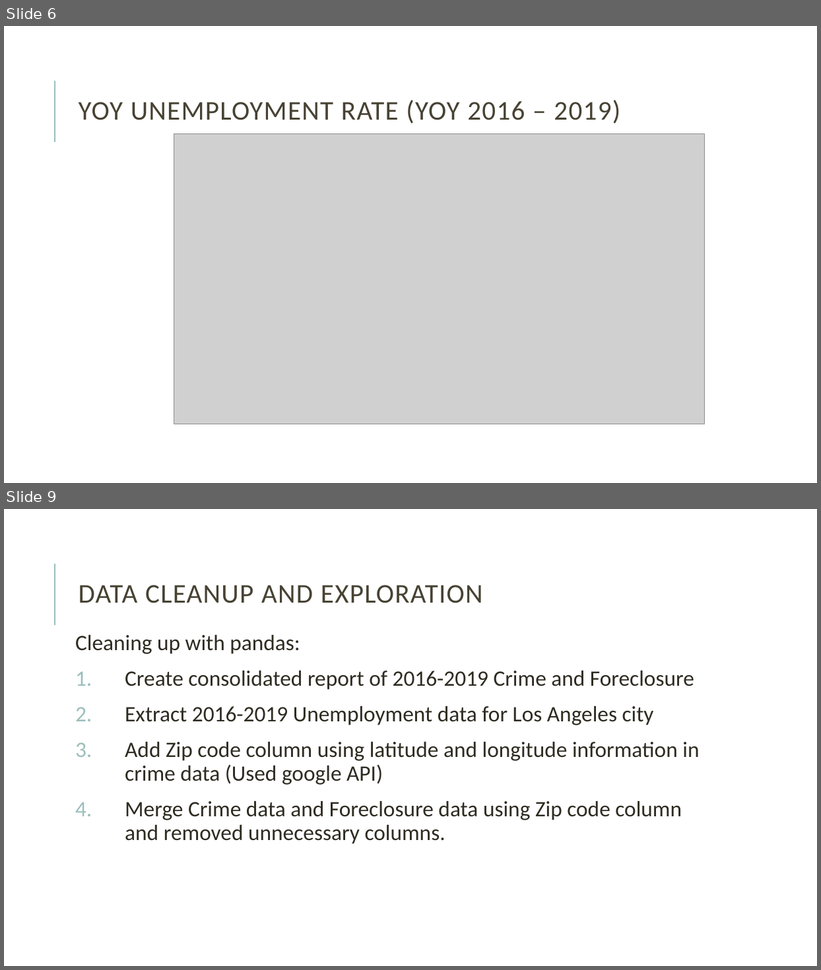
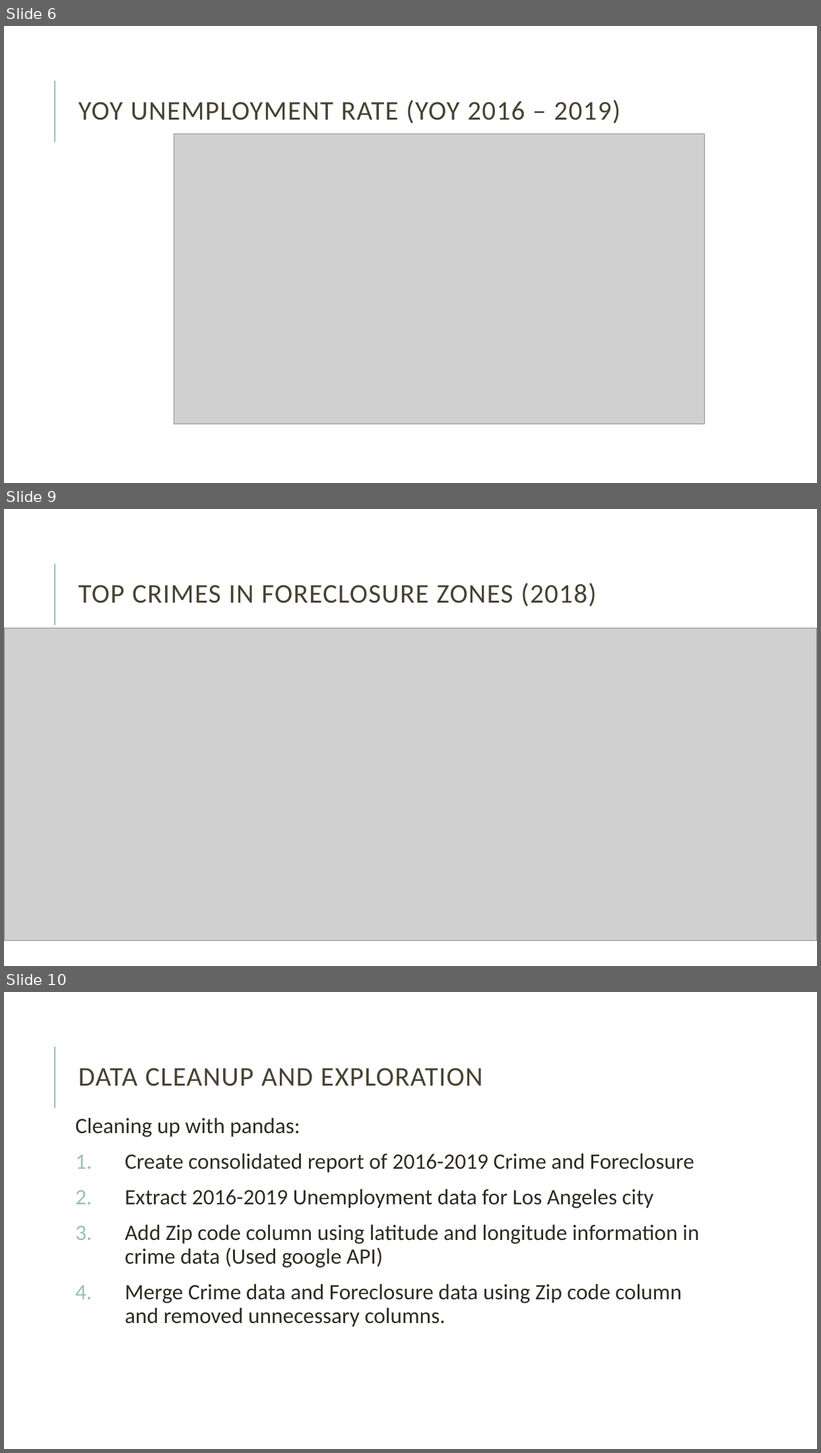
Before and after one commit to rks7255/RUTGProject1, a slide deck: Reena/Presentation Final Draft.pptx. Shown one above the other, each under a label of ours: slides 6 and 9 before the commit, slides 6, 9 and 10 after it; the slides between them are not shown. The pictures are 821x970 and 821x1453 pixels, drawn with LibreOffice and Linux fonts; fonts in the diff are those of the drawing; grey boxes stand for pictures. Boxes give left, top, right and bottom in pixels: in the first picture for what was removed or moved away, otherwise in the second. Text is boxed around its words. In the diff, an @@ line names an element or a change of style, - is before the commit and + after.

```diff
--- a/Reena/Presentation Final Draft.pptx
+++ b/Reena/Presentation Final Draft.pptx
@@ slide 9 added at [4,509,817,966], background #FFFFFF; not listed: 1 template element that a slide beside it also shows @@
@@ title added at [79,583,597,607], 32 pt, text #474233 @@
+TOP CRIMES IN FORECLOSURE ZONES (2018)
@@ picture added at [4,628,817,941] @@
@@ what was slide 9 is now slide 10 @@
```
Also in this commit, not shown: 2 slides changed, 1 other slide added, 1 slide removed.
